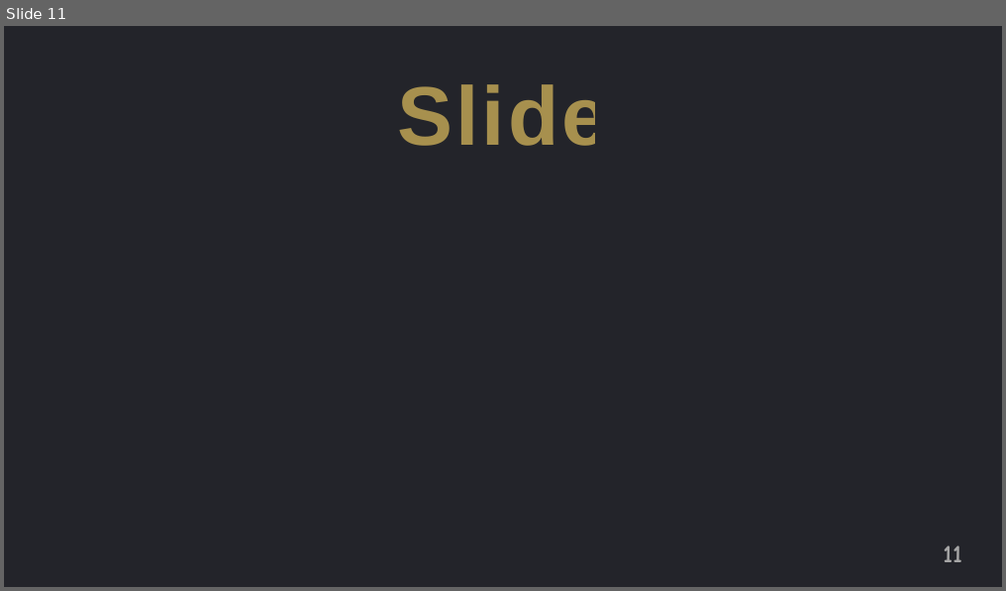
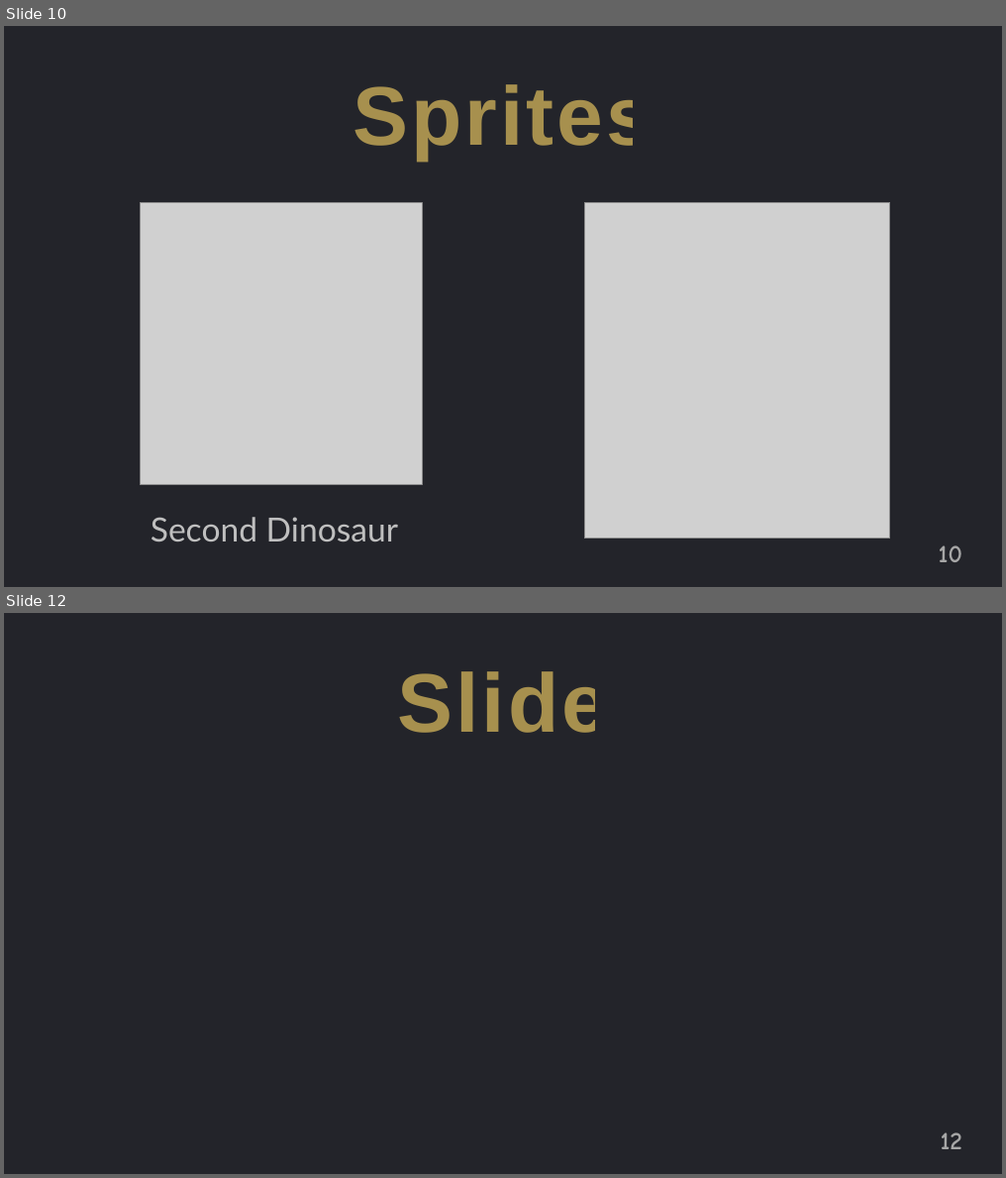
Before and after one commit to jguo108/My-Programming-Courses, a slide deck: Scratch for Newbies/Level2/1 Knock Knock/Note/Notes.pptx. Shown one above the other, each under a label of ours: slide 11 before the commit, slides 10 and 12 after it; the slides between them are not shown. The pictures are 1006x591 and 1006x1178 pixels, drawn with LibreOffice and Linux fonts; fonts in the diff are those of the drawing; grey boxes stand for pictures. Boxes give left, top, right and bottom in pixels: in the first picture for what was removed or moved away, otherwise in the second. Text is boxed around its words. In the diff, an @@ line names an element or a change of style, - is before the commit and + after.

```diff
--- a/Scratch for Newbies/Level2/1 Knock Knock/Note/Notes.pptx
+++ b/Scratch for Newbies/Level2/1 Knock Knock/Note/Notes.pptx
@@ slide 10 added at (x1=4, y1=26, x2=1002, y2=587), background #FFFFFF @@
@@ rectangle added at (x1=4, y1=26, x2=1002, y2=587), fill #23242A @@
@@ text added at (x1=352, y1=84, x2=652, y2=160), 80 pt, text #FFD966 at 60% opacity, bold @@
+Sprites
@@ picture added at (x1=141, y1=202, x2=422, y2=485) @@
@@ picture added at (x1=584, y1=202, x2=890, y2=539) @@
@@ text added at (x1=151, y1=517, x2=398, y2=542), 32 pt, text #BFBFBF @@
+Second Dinosaur
@@ page number added at (x1=939, y1=546, x2=962, y2=563), 24 pt, text #A6A6A6, bold @@
+10
@@ what was slide 11 is now slide 12 @@
@@ page number at (x1=941, y1=1133, x2=962, y2=1150): text changed @@
-11
+12
```
Also in this commit, not shown: 3 other slides added, 3 slides removed, 6 other files.
